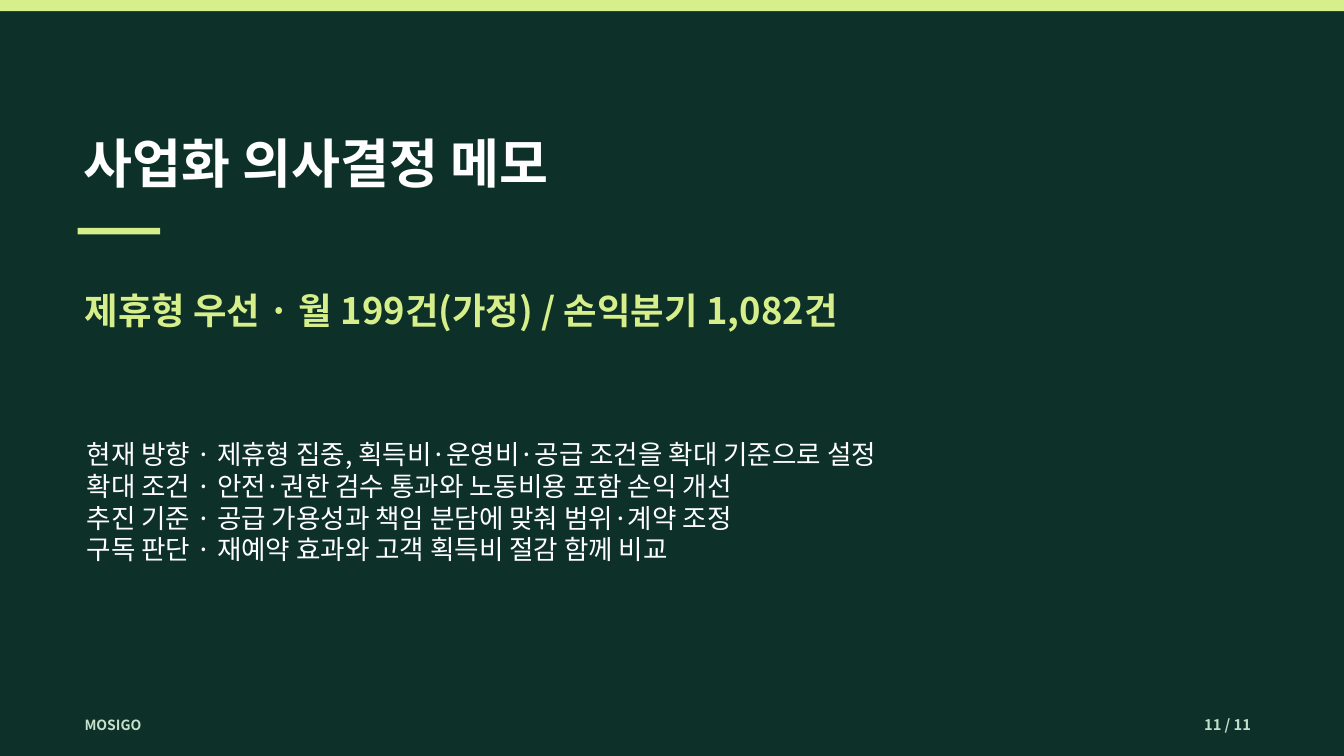
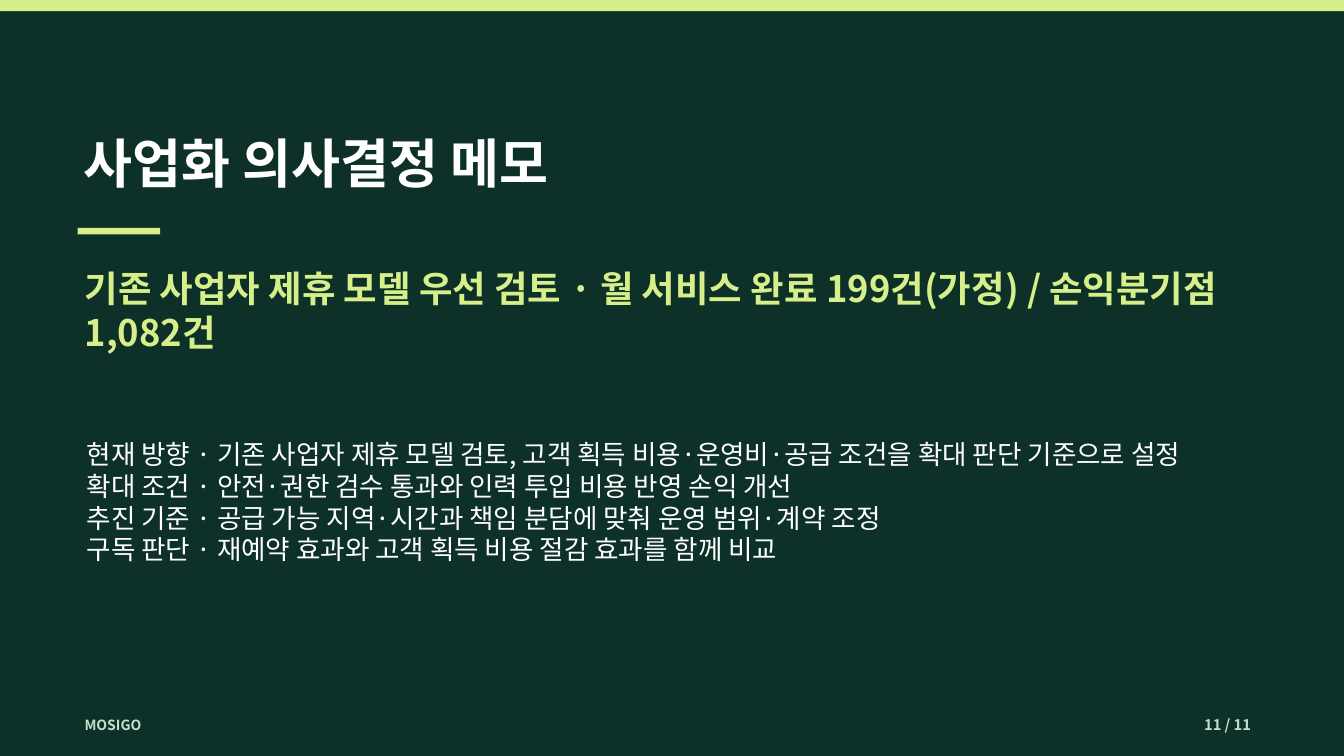
Before and after one commit to dohyunkimmm/mosigo-case-study, a slide deck: slide 11 of downloads/mosigo_report.pptx. Drawn at 1344x756 pixels with LibreOffice and Linux fonts; fonts in the diff are those of the drawing. Boxes give left, top, right and bottom in pixels: in the first picture for what was removed or moved away, otherwise in the second. Text is boxed around its words. In the diff, an @@ line names an element or a change of style, - is before the commit and + after.

```diff
--- a/downloads/mosigo_report.pptx
+++ b/downloads/mosigo_report.pptx
@@ text at (85,271,1216,354): text changed @@
-제휴형 우선 · 월 199건(가정) / 손익분기 1,082건
+기존 사업자 제휴 모델 우선 검토 · 월 서비스 완료 199건(가정) / 손익분기점 1,082건
@@ text at (87,442,1180,562): text changed @@
-현재 방향 · 제휴형 집중, 획득비·운영비·공급 조건을 확대 기준으로 설정
-확대 조건 · 안전·권한 검수 통과와 노동비용 포함 손익 개선
-추진 기준 · 공급 가용성과 책임 분담에 맞춰 범위·계약 조정
-구독 판단 · 재예약 효과와 고객 획득비 절감 함께 비교
+현재 방향 · 기존 사업자 제휴 모델 검토, 고객 획득 비용·운영비·공급 조건을 확대 판단 기준으로 설정
+확대 조건 · 안전·권한 검수 통과와 인력 투입 비용 반영 손익 개선
+추진 기준 · 공급 가능 지역·시간과 책임 분담에 맞춰 운영 범위·계약 조정
+구독 판단 · 재예약 효과와 고객 획득 비용 절감 효과를 함께 비교
```
Also in this commit, not shown: 7 other slides changed, 17 other files.
